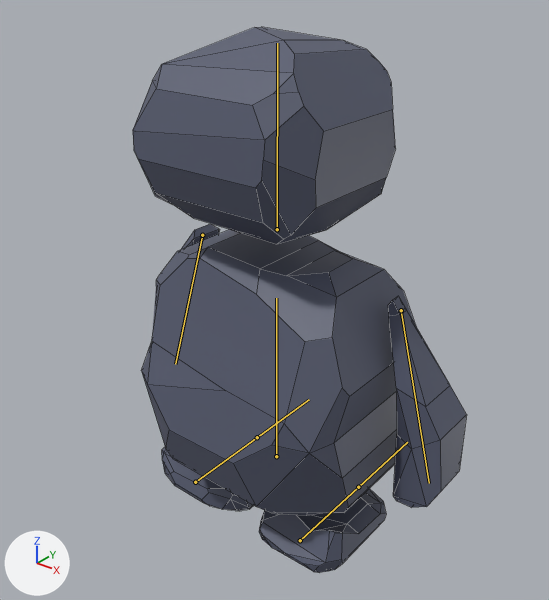
The FBX model _Project/Assets/3_3DAssets/Golem.P.fbx, before and after one commit.
Camera for both pictures: a 50 mm camera at (2.53, -3.18, 3.49) aimed at (-0.18, 0.2, 1.39). The lights are fixed; the arrows at lower left show +X, +Y and +Z. The first picture is the older version. Both versions are drawn at frame 130 of the action 'Armature|ArmatureAction'; the numbers are the values there. The bones that change, and the others that lie on the model, are drawn over the model as lines. Mesh edges are drawn as thin lines.

Names of what the first picture shows: 'Golem Pequeño'.
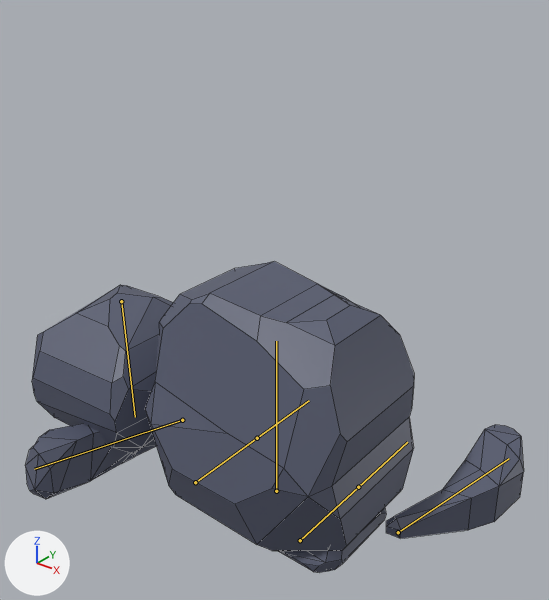
Commit message: Corrección de la animación del golem pequeño

Location of each change, (x1, y1, x2, y2) in pixels of the pictures (549 x 600 px):
'Golem Pequeño', posed (50% wider, 43% shorter)
    before: (133, 27, 466, 573)
    after: (25, 261, 524, 573)
bone 'Torso', root to tip
    before: (276, 456) to (276, 298)
    after: (276, 491) to (276, 341)
bone 'bBrazo.l', root to tip
    before: (202, 235) to (175, 364)
    after: (182, 420) to (34, 469)
bone 'Cabeza', root to tip
    before: (277, 229) to (277, 43)
    after: (121, 301) to (135, 417)
bone 'bBrazo.r', root to tip
    before: (401, 310) to (429, 483)
    after: (398, 532) to (509, 458)

The change in detail:
Bone 'Torso' (bone_torso) moves from (0.0, 0.027, 0.0) to (0.0, -0.261, 0.0).
Bone 'bBrazo.l' (bone_bbrazo_l) moves from (0.0, 0.0, 0.0) to (-0.092, 1.314, 0.0).
Bone 'bBrazo.l' (bone_bbrazo_l) turns from (0, 0, 0) to (92, 17, 18) degrees about its own x, y and z.
Bone 'Cabeza' (bone_cabeza) moves from (0.0, 0.0, 0.0) to (-1.434, -0.608, 0.0).
Bone 'Cabeza' (bone_cabeza) turns from (0, 0, 0) to (-1, -3, -179) degrees about its own x, y and z.
Bone 'bBrazo.r' (bone_bbrazo_r) moves from (-0.001, 0.0, 0.0) to (0.211, 1.211, 0.0).
Bone 'bBrazo.r' (bone_bbrazo_r) turns from (0, 0, 0) to (-95, 15, -16) degrees about its own x, y and z.
